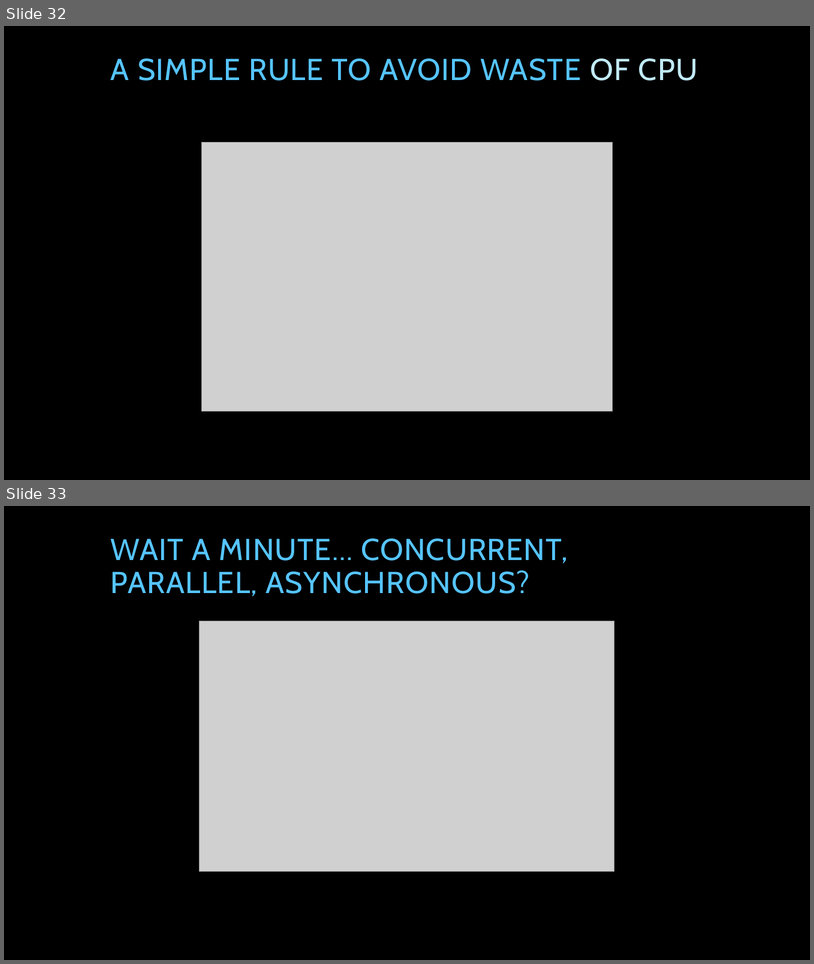
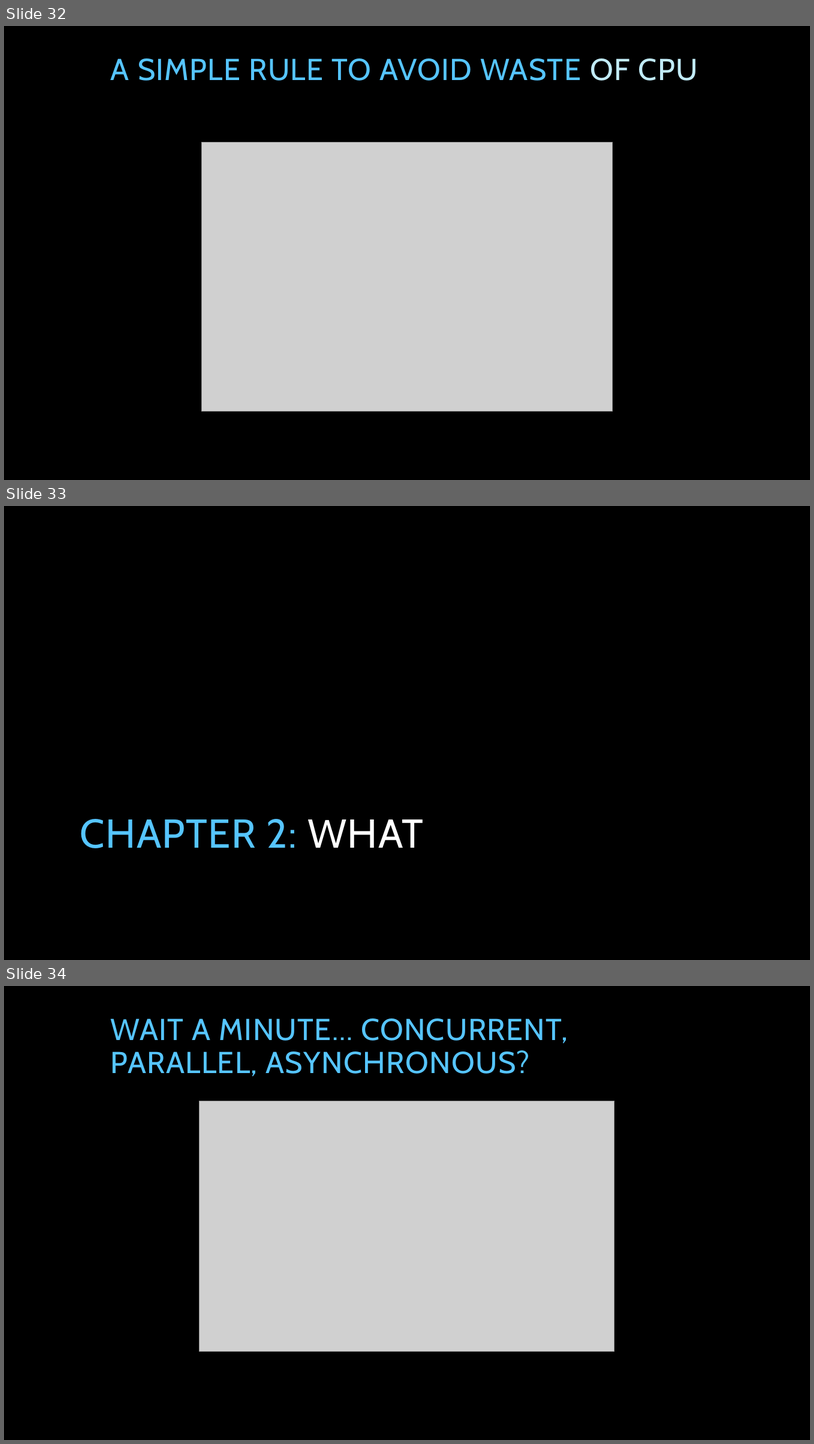
Before and after one commit to tpierrain/talk-AsyncAwait, a slide deck: AsyncAwait...ohWait.pptx. Shown one above the other, each under a label of ours: slides 32 and 33 before the commit, slides 32, 33 and 34 after it. The pictures are 814x964 and 814x1444 pixels, drawn with LibreOffice and Linux fonts; fonts in the diff are those of the drawing; grey boxes stand for pictures; background and template pictures are left out. Boxes give left, top, right and bottom in pixels: in the first picture for what was removed or moved away, otherwise in the second. Text is boxed around its words. In the diff, an @@ line names an element or a change of style, - is before the commit and + after.

```diff
--- a/AsyncAwait...ohWait.pptx
+++ b/AsyncAwait...ohWait.pptx
@@ slide 33 added at box(4, 506, 810, 960), background picture (left out) @@
@@ title added at box(80, 819, 423, 848), 48 pt, text #56C5FF @@
+CHAPTER 2: WHAT
@@ what was slide 33 is now slide 34 @@
```
Also in this commit, not shown: 7 slides changed, 10 other slides added, 2 slides removed.
